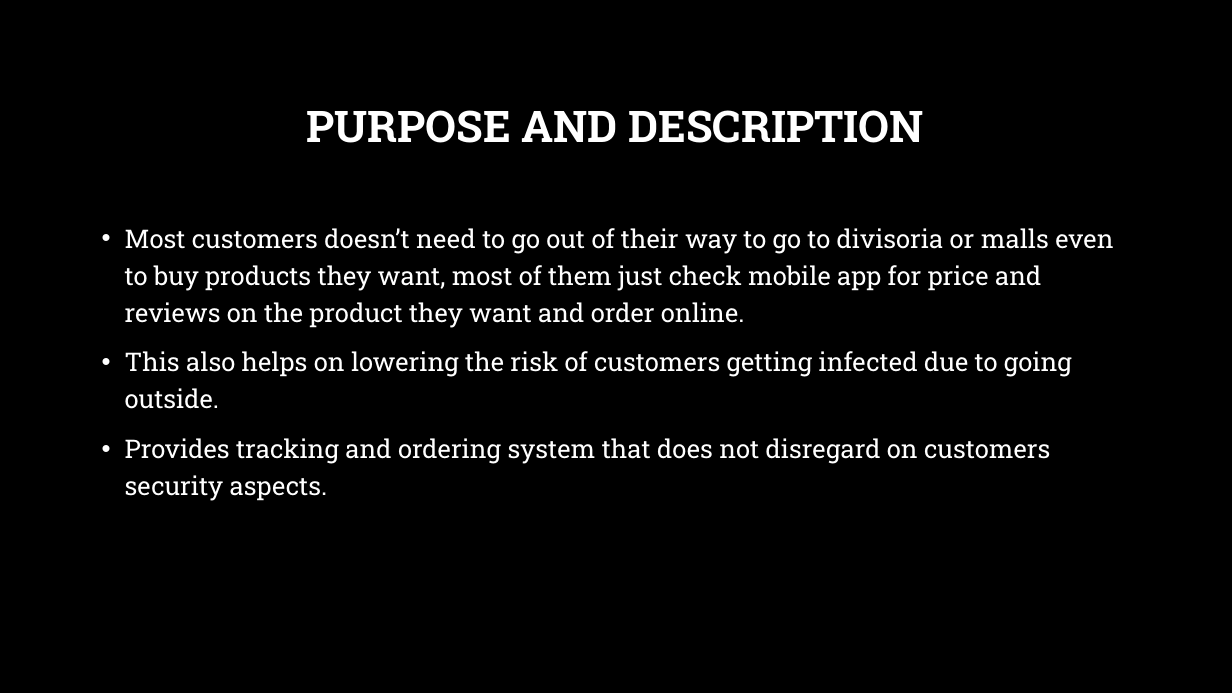
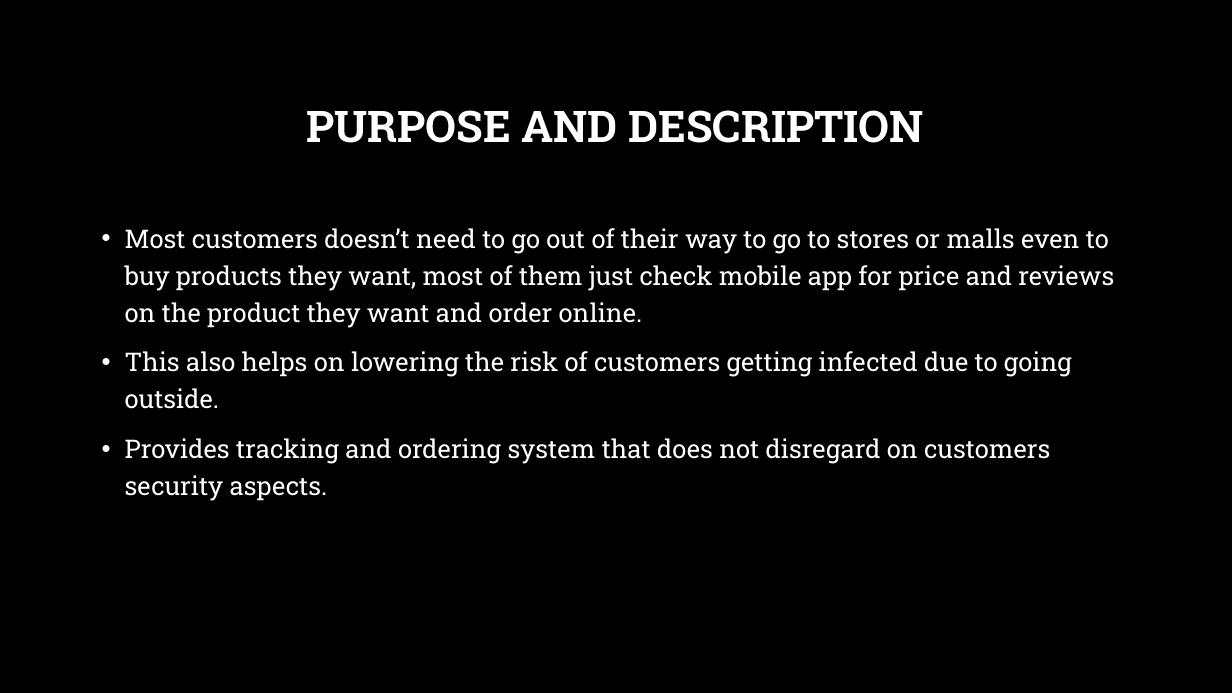
Before and after one commit to daellauron/capstonethesis, a slide deck: slide 4 of Edited Chapter 1-3 PowerPoint_Alegrid_Belbis_Dael.pptx. Drawn at 1232x693 pixels with LibreOffice and Linux fonts; fonts in the diff are those of the drawing; background and template pictures are left out. Boxes give left, top, right and bottom in pixels: in the first picture for what was removed or moved away, otherwise in the second. Text is boxed around its words. In the diff, an @@ line names an element or a change of style, - is before the commit and + after.

Commit message:
update

```diff
--- a/Edited Chapter 1-3 PowerPoint_Alegrid_Belbis_Dael.pptx
+++ b/Edited Chapter 1-3 PowerPoint_Alegrid_Belbis_Dael.pptx
@@ text at box(125, 228, 1114, 328): text changed @@
-• Most customers doesn’t need to go out of their way to go to divisoria or malls even to buy products they want, most of them just check mobile app for price and reviews on the product they want and order online.
+• Most customers doesn’t need to go out of their way to go to stores or malls even to buy products they want, most of them just check mobile app for price and reviews on the product they want and order online.
```
